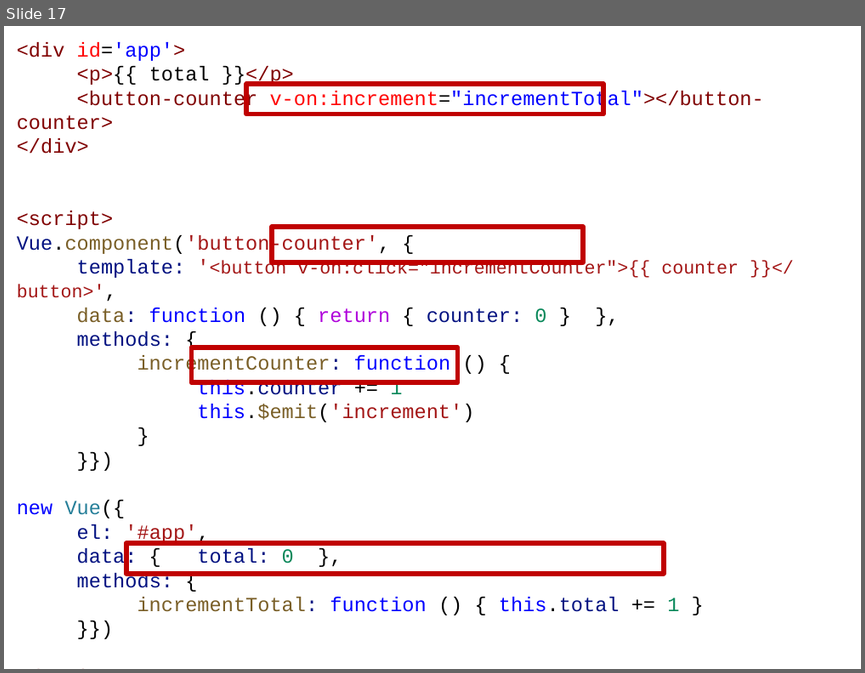
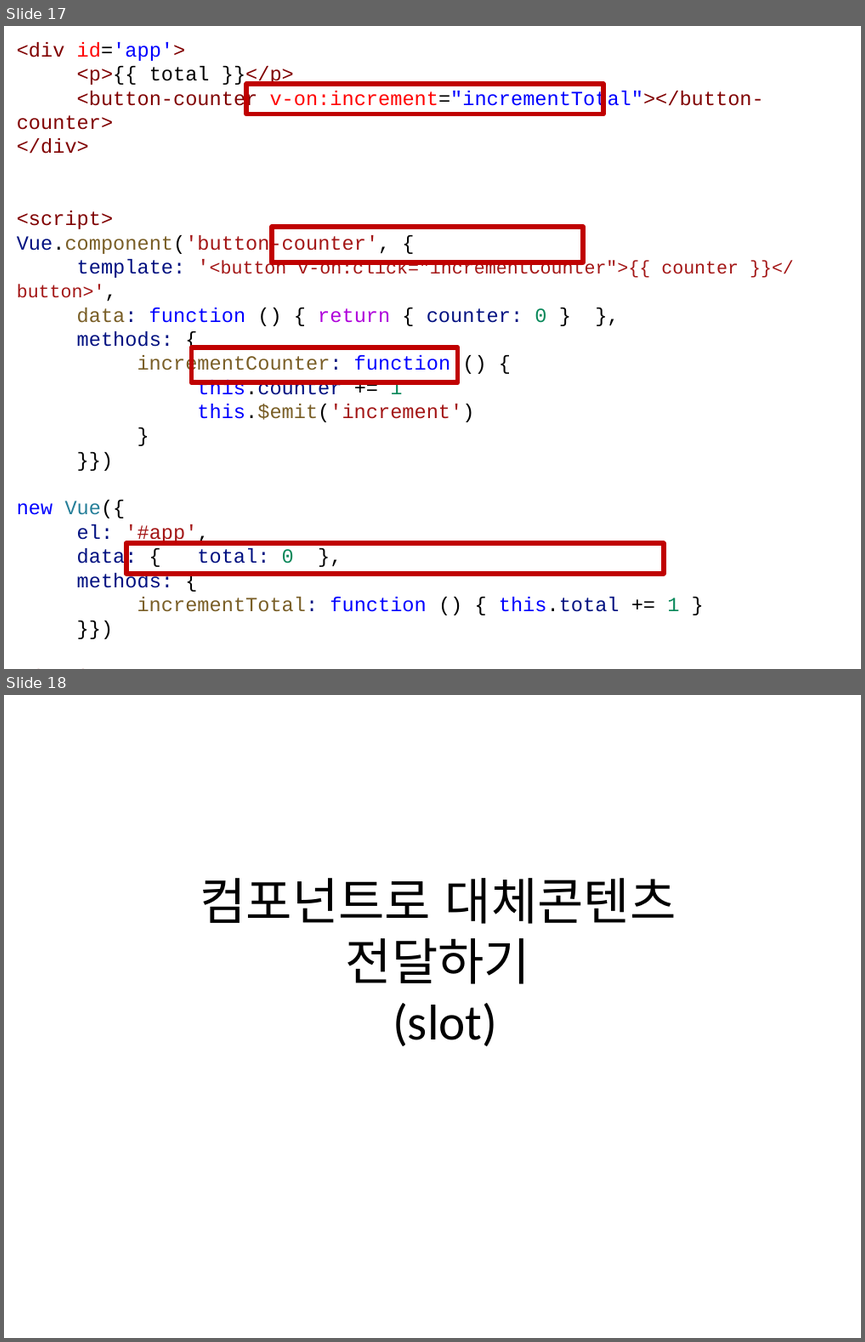
Before and after one commit to gninraw/VueTutorial, a slide deck: Lecture/2.Vue.js 산업체 특강(컴포넌트).pptx. Shown one above the other, each under a label of ours: slide 17 before the commit, slides 17 and 18 after it. The pictures are 865x673 and 865x1342 pixels, drawn with LibreOffice and Linux fonts; fonts in the diff are those of the drawing. Boxes give left, top, right and bottom in pixels: in the first picture for what was removed or moved away, otherwise in the second. Text is boxed around its words. In the diff, an @@ line names an element or a change of style, - is before the commit and + after.

```diff
--- a/Lecture/2.Vue.js 산업체 특강(컴포넌트).pptx
+++ b/Lecture/2.Vue.js 산업체 특강(컴포넌트).pptx
@@ slide 18 added at <box>4,695,861,1338</box>, background #FFFFFF @@
@@ text added at <box>200,878,676,1046</box>, 60 pt, text #000000 @@
+컴포넌트로 대체콘텐츠
+전달하기
+(slot)
```
Also in this commit, not shown: 1 slide changed, 2 other slides added.
